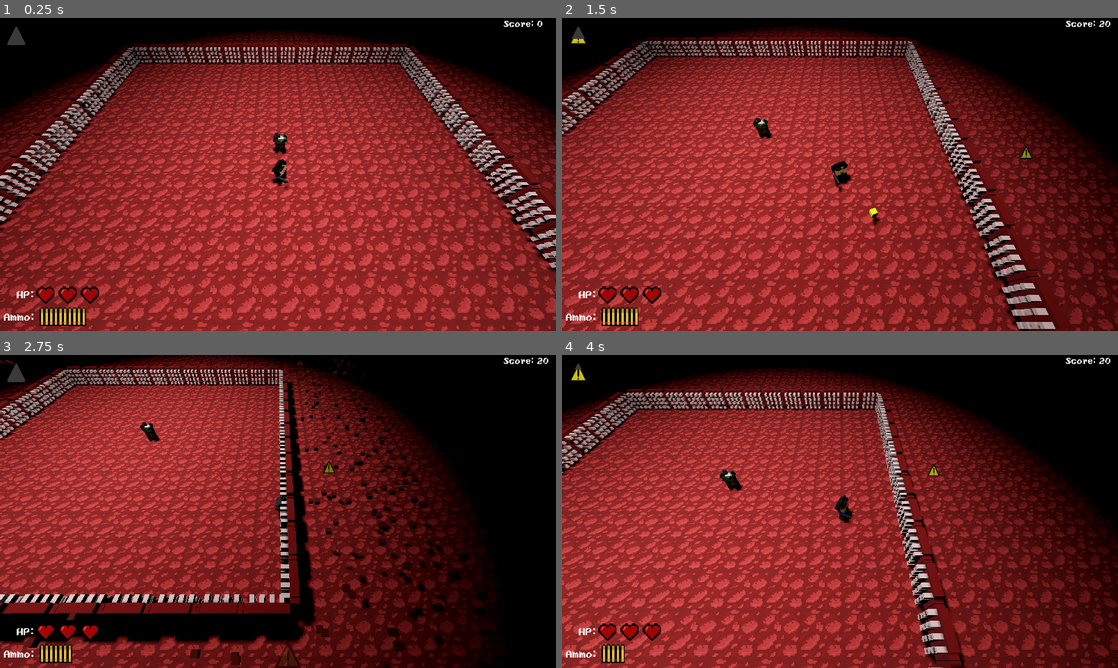
Above: before the commit, frames 1-4 (two rows, left to right).
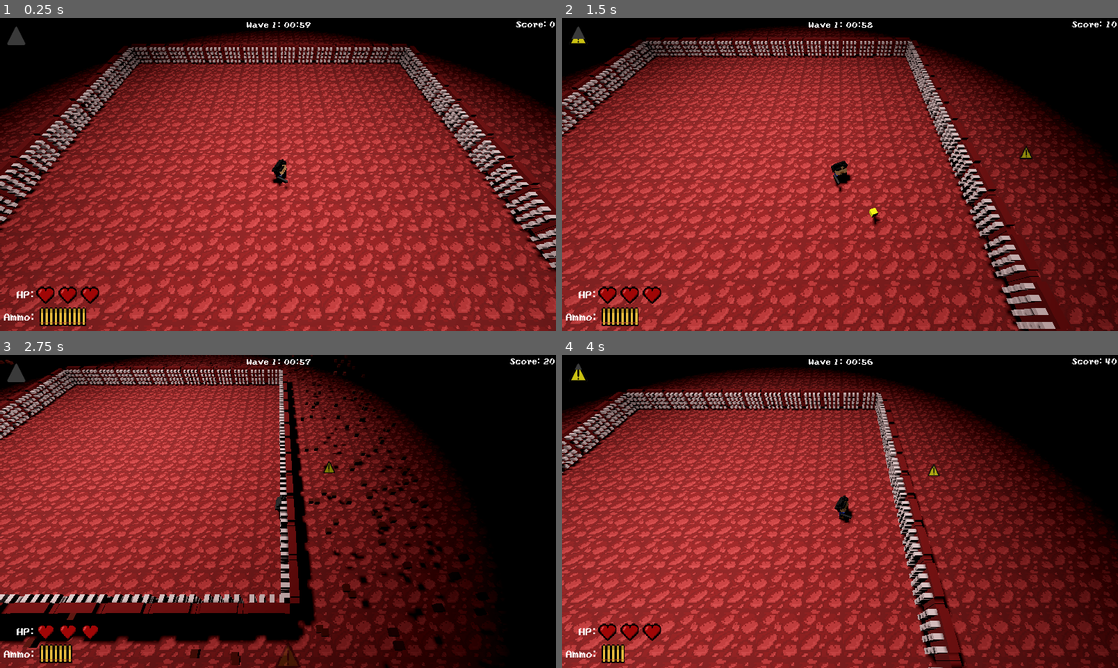
Above: after the commit, the same moments.

Repository: WatsonDynamite/MADGJ2024_LR
Game: Godot game, scene res://main.tscn
The game is run twice, just before and just after one commit, with the same random seed, the same clock (stepped at 60 frames per second) and the same inputs.
Inputs (mouse positions are in pixels of both pictures, inside the frame that each line leads up to):
- Up to frame 1 (0.25 s): no input
- Up to frame 2 (1.5 s): tap Enter at 0.5 s; move the mouse to (962, 158) at 0.52 s; hold D (right) 0.53-1.28 s; click (962, 158) at 0.6 s; move the mouse to (728, 190) at 1.27 s; hold S (down) from 1.28 s (still down); click (728, 190) at 1.35 s
- Up to frame 3 (2.75 s): move the mouse to (333, 442) at 2.02 s; release S (down) at 2.03 s; hold D (right) from 2.03 s (still down); click (333, 442) at 2.1 s
- Up to frame 4 (4 s): move the mouse to (812, 574) at 2.77 s; release D (right) at 2.78 s; hold W (up) 2.78-3.53 s; click (812, 574) at 2.85 s; move the mouse to (1006, 558) at 3.52 s; hold A (left) from 3.53 s (still down); click (1006, 558) at 3.6 s

The runs differ from the first frame. In frame 1, 0.3% of the frame differs, in the area x 44-100%, y 0-44%; in frame 2, 0.4%; in frame 3, 0.3%; in frame 4, 0.4%, in the area x 28-100%, y 0-44%.
Error before the commit: Invalid access to property or key 'position' on a base object of type 'null instance'. (res://Scripts/Monster.gd:25)
Error after the commit: Invalid access to property or key 'position' on a base object of type 'null instance'. (res://Scripts/Monster.gd:31)

Commit message:
wave system

Diff:
--- a/Prefabs/Level.tscn
+++ b/Prefabs/Level.tscn
@@ -49,17 +49,34 @@
 script = ExtResource("2_i6kpo")
 
 [node name="Score" type="Label" parent="GameManager"]
-offset_left = -144.0
-offset_top = 3.0
-offset_right = -15.0
-offset_bottom = 33.0
+offset_left = -207.0
+offset_top = -2.0
+offset_right = 36.0
+offset_bottom = 42.0
 theme_override_fonts/font = ExtResource("3_3v0ps")
 theme_override_font_sizes/font_size = 30
+text = "Score: 999"
+horizontal_alignment = 2
+vertical_alignment = 1
+
+[node name="SurvivalTimer" type="Timer" parent="GameManager/Score"]
+
+[node name="Wave" type="Label" parent="GameManager"]
+layout_mode = 1
+anchors_preset = 5
+anchor_left = 0.5
+anchor_right = 0.5
+offset_left = -1062.0
+offset_right = -819.0
+offset_bottom = 44.0
+grow_horizontal = 2
+theme_override_fonts/font = ExtResource("3_3v0ps")
+theme_override_font_sizes/font_size = 30
+text = "Wave:"
 horizontal_alignment = 1
 vertical_alignment = 1
 
-[node name="SurvivalTimer" type="Timer" parent="GameManager/Score"]
-autostart = true
+[node name="WaveTimer" type="Timer" parent="GameManager/Wave"]
 
 [node name="GridMap" type="GridMap" parent="."]
 mesh_library = ExtResource("2_ta0uy")
@@ -99,8 +116,7 @@
 camera_attributes = SubResource("CameraAttributesPractical_im5e3")
 
 [node name="Timer" type="Timer" parent="."]
-wait_time = 5.0
-autostart = true
 
 [connection signal="timeout" from="GameManager/Score/SurvivalTimer" to="GameManager" method="_on_survival_timer_timeout"]
+[connection signal="timeout" from="GameManager/Wave/WaveTimer" to="GameManager" method="_on_survival_timer_timeout"]
 [connection signal="timeout" from="Timer" to="." method="_on_timer_timeout"]
--- /dev/null
+++ b/Prefabs/Particles/adema_particle.tscn
@@ -0,0 +1,42 @@
+[gd_scene load_steps=7 format=3 uid="uid://d1ddpjnvk1du4"]
+
+[ext_resource type="Script" path="res://Scripts/warning_particle.gd" id="1_fiqrf"]
+
+[sub_resource type="Gradient" id="Gradient_jr4u0"]
+offsets = PackedFloat32Array(0, 0.52741, 1)
+colors = PackedColorArray(1, 1, 1, 1, 1, 1, 1, 1, 1, 1, 1, 0)
+
+[sub_resource type="GradientTexture1D" id="GradientTexture1D_jic7i"]
+gradient = SubResource("Gradient_jr4u0")
+
+[sub_resource type="ParticleProcessMaterial" id="ParticleProcessMaterial_1pljn"]
+angle_min = -45.0
+angle_max = 45.0
+direction = Vector3(0, 1, 0)
+spread = 32.917
+initial_velocity_min = 3.0
+initial_velocity_max = 3.0
+gravity = Vector3(0, -3, 0)
+color_ramp = SubResource("GradientTexture1D_jic7i")
+
+[sub_resource type="StandardMaterial3D" id="StandardMaterial3D_anomm"]
+albedo_color = Color(0.286275, 0.286275, 0.286275, 1)
+
+[sub_resource type="BoxMesh" id="BoxMesh_4ehls"]
+material = SubResource("StandardMaterial3D_anomm")
+size = Vector3(0.1, 0.1, 0.1)
+
+[node name="GPUParticles3D" type="GPUParticles3D"]
+transform = Transform3D(1, 0, 0, 0, 1, 0, 0, 0, 1, 0, 1, 0)
+top_level = true
+emitting = false
+lifetime = 2.0
+one_shot = true
+speed_scale = 2.8
+explosiveness = 0.93
+randomness = 1.0
+process_material = SubResource("ParticleProcessMaterial_1pljn")
+draw_pass_1 = SubResource("BoxMesh_4ehls")
+script = ExtResource("1_fiqrf")
+
+[connection signal="finished" from="." to="." method="_on_finished"]
--- /dev/null
+++ b/Prefabs/Particles/slime_particle.tscn
@@ -0,0 +1,42 @@
+[gd_scene load_steps=7 format=3 uid="uid://c4iu2sm02efmn"]
+
+[ext_resource type="Script" path="res://Scripts/warning_particle.gd" id="1_6ahjn"]
+
+[sub_resource type="Gradient" id="Gradient_jr4u0"]
+offsets = PackedFloat32Array(0, 0.52741, 1)
+colors = PackedColorArray(1, 1, 1, 1, 1, 1, 1, 1, 1, 1, 1, 0)
+
+[sub_resource type="GradientTexture1D" id="GradientTexture1D_jic7i"]
+gradient = SubResource("Gradient_jr4u0")
+
+[sub_resource type="ParticleProcessMaterial" id="ParticleProcessMaterial_1pljn"]
+angle_min = -45.0
+angle_max = 45.0
+direction = Vector3(0, 1, 0)
+spread = 32.917
+initial_velocity_min = 3.0
+initial_velocity_max = 3.0
+gravity = Vector3(0, -3, 0)
+color_ramp = SubResource("GradientTexture1D_jic7i")
+
+[sub_resource type="StandardMaterial3D" id="StandardMaterial3D_anomm"]
+albedo_color = Color(0.432616, 0.621701, 0.283112, 1)
+
+[sub_resource type="BoxMesh" id="BoxMesh_wnjjs"]
+material = SubResource("StandardMaterial3D_anomm")
+size = Vector3(0.1, 0.1, 0.1)
+
+[node name="GPUParticles3D" type="GPUParticles3D"]
+transform = Transform3D(1, 0, 0, 0, 1, 0, 0, 0, 1, 0, 1, 0)
+top_level = true
+emitting = false
+lifetime = 2.0
+one_shot = true
+speed_scale = 2.8
+explosiveness = 0.93
+randomness = 1.0
+process_material = SubResource("ParticleProcessMaterial_1pljn")
+draw_pass_1 = SubResource("BoxMesh_wnjjs")
+script = ExtResource("1_6ahjn")
+
+[connection signal="finished" from="." to="." method="_on_finished"]
--- /dev/null
+++ b/Prefabs/Particles/zombie_particle.tscn
@@ -0,0 +1,42 @@
+[gd_scene load_steps=7 format=3 uid="uid://bfk8wn7odknm8"]
+
+[ext_resource type="Script" path="res://Scripts/warning_particle.gd" id="2_fkwqf"]
+
+[sub_resource type="Gradient" id="Gradient_jr4u0"]
+offsets = PackedFloat32Array(0, 0.52741, 1)
+colors = PackedColorArray(1, 1, 1, 1, 1, 1, 1, 1, 1, 1, 1, 0)
+
+[sub_resource type="GradientTexture1D" id="GradientTexture1D_jic7i"]
+gradient = SubResource("Gradient_jr4u0")
+
+[sub_resource type="ParticleProcessMaterial" id="ParticleProcessMaterial_1pljn"]
+angle_min = -45.0
+angle_max = 45.0
+direction = Vector3(0, 1, 0)
+spread = 32.917
+initial_velocity_min = 3.0
+initial_velocity_max = 3.0
+gravity = Vector3(0, -3, 0)
+color_ramp = SubResource("GradientTexture1D_jic7i")
+
+[sub_resource type="StandardMaterial3D" id="StandardMaterial3D_anomm"]
+albedo_color = Color(0.141176, 0.219608, 0.0784314, 1)
+
+[sub_resource type="BoxMesh" id="BoxMesh_sphq2"]
+material = SubResource("StandardMaterial3D_anomm")
+size = Vector3(0.1, 0.1, 0.1)
+
+[node name="GPUParticles3D" type="GPUParticles3D"]
+transform = Transform3D(1, 0, 0, 0, 1, 0, 0, 0, 1, 0, 1, 0)
+top_level = true
+emitting = false
+lifetime = 2.0
+one_shot = true
+speed_scale = 2.8
+explosiveness = 0.93
+randomness = 1.0
+process_material = SubResource("ParticleProcessMaterial_1pljn")
+draw_pass_1 = SubResource("BoxMesh_sphq2")
+script = ExtResource("2_fkwqf")
+
+[connection signal="finished" from="." to="." method="_on_finished"]
--- a/Prefabs/Zombie.tscn
+++ b/Prefabs/Zombie.tscn
@@ -1,7 +1,8 @@
-[gd_scene load_steps=4 format=3 uid="uid://drqht7eb1jr1j"]
+[gd_scene load_steps=5 format=3 uid="uid://drqht7eb1jr1j"]
 
 [ext_resource type="PackedScene" uid="uid://todi41brq8pb" path="res://Assets/zombie.gltf" id="1_ge1k6"]
 [ext_resource type="Script" path="res://Scripts/Monster.gd" id="1_vyihc"]
+[ext_resource type="PackedScene" uid="uid://bfk8wn7odknm8" path="res://Prefabs/Particles/zombie_particle.tscn" id="2_owuga"]
 
 [sub_resource type="BoxShape3D" id="BoxShape3D_h5560"]
 size = Vector3(0.479736, 0.730286, 0.313049)
@@ -9,6 +10,8 @@
 [node name="Zombie" type="Area3D"]
 collision_mask = 2
 script = ExtResource("1_vyihc")
+movespeed = 2
+death_particle = ExtResource("2_owuga")
 
 [node name="zombie" parent="." instance=ExtResource("1_ge1k6")]
 
--- a/Prefabs/death_screen.tscn
+++ b/Prefabs/death_screen.tscn
@@ -55,7 +55,7 @@
 theme_override_font_sizes/font_size = 60
 text = "RETRY"
 
-[node name="Label2" type="Label" parent="Panel/ui_elements"]
+[node name="ScoreLabel" type="Label" parent="Panel/ui_elements"]
 layout_mode = 0
 offset_left = 797.0
 offset_top = 481.0
--- a/Prefabs/player.tscn
+++ b/Prefabs/player.tscn
@@ -66,7 +66,7 @@
 transform = Transform3D(1, 0, 0, 0, 1, 0, 0, 0, 1, 0, 0.964795, 0)
 visible = false
 billboard = 1
-text = "Out of ammo!"
+text = "Out of ammo! (Press R)"
 font = ExtResource("6_50080")
 
 [node name="ReloadTimer" type="Timer" parent="."]
--- a/Prefabs/skeleton.tscn
+++ b/Prefabs/skeleton.tscn
@@ -1,7 +1,8 @@
-[gd_scene load_steps=4 format=3 uid="uid://dcfv64c1kfohi"]
+[gd_scene load_steps=5 format=3 uid="uid://dww25n7ix4y4o"]
 
 [ext_resource type="Script" path="res://Scripts/Monster.gd" id="1_clk6m"]
 [ext_resource type="PackedScene" uid="uid://c4t0skghg3ynt" path="res://Assets/adema.gltf" id="1_x3811"]
+[ext_resource type="PackedScene" uid="uid://d1ddpjnvk1du4" path="res://Prefabs/Particles/adema_particle.tscn" id="2_udgpj"]
 
 [sub_resource type="BoxShape3D" id="BoxShape3D_pqg2r"]
 size = Vector3(0.436584, 0.844543, 0.424744)
@@ -9,6 +10,8 @@
 [node name="Skeleton" type="Area3D"]
 transform = Transform3D(1, 0, 0, 0, 1, 0, 0, 0, 1, -0.00624704, 0.622372, 0.0418003)
 script = ExtResource("1_clk6m")
+movespeed = 3
+death_particle = ExtResource("2_udgpj")
 
 [node name="adema" parent="." instance=ExtResource("1_x3811")]
 transform = Transform3D(-1, 0, -8.74228e-08, 0, 1, 0, 8.74228e-08, 0, -1, 0, 0.783586, 0)
--- a/Prefabs/slime.tscn
+++ b/Prefabs/slime.tscn
@@ -1,13 +1,17 @@
-[gd_scene load_steps=4 format=3 uid="uid://b6m2g1tdt3gu3"]
+[gd_scene load_steps=5 format=3 uid="uid://d4mklkl0fv7i1"]
 
 [ext_resource type="Script" path="res://Scripts/Monster.gd" id="1_4xxfd"]
 [ext_resource type="PackedScene" uid="uid://bcr8ovsmvj1mt" path="res://Assets/slime.gltf" id="1_sxuul"]
+[ext_resource type="PackedScene" uid="uid://c4iu2sm02efmn" path="res://Prefabs/Particles/slime_particle.tscn" id="2_fa25x"]
 
 [sub_resource type="BoxShape3D" id="BoxShape3D_2pful"]
 size = Vector3(0.502319, 0.584808, 0.517029)
 
 [node name="Slime" type="Area3D"]
 script = ExtResource("1_4xxfd")
+health = 3
+movespeed = 2
+death_particle = ExtResource("2_fa25x")
 
 [node name="slime" parent="." instance=ExtResource("1_sxuul")]
 transform = Transform3D(1, 0, 0, 0, 1, 0, 0, 0, 1, -0.295424, 0, 0.259766)
@@ -15,3 +19,5 @@
 [node name="CollisionShape3D" type="CollisionShape3D" parent="."]
 transform = Transform3D(1, 0, 0, 0, 1, 0, 0, 0, 1, 0.000183105, 0.296188, -0.0359802)
 shape = SubResource("BoxShape3D_2pful")
+
+[node name="Timer" type="Timer" parent="."]
--- a/Scripts/Bullet.gd
+++ b/Scripts/Bullet.gd
@@ -19,9 +19,9 @@
 
 func _on_area_entered(area):
 	_disable()
-	area.queue_free()
-	pass # Replace with function body.
-
+	if(area.has_method("_on_receive_damage")):
+		area._on_receive_damage(1);
+	pass; # Replace with function body.
 
 func _on_body_entered(body):
 	if(body.get_parent().has_method("_decress_curr_size")):
@@ -33,6 +33,6 @@
 	pass # Replace with function body.
 
 func _disable():
+	set_process_mode(PROCESS_MODE_DISABLED)
 	hide()
-	set_process_mode(PROCESS_MODE_DISABLED)
 	position.y = 10
--- a/Scripts/DeathScreen.gd
+++ b/Scripts/DeathScreen.gd
@@ -2,6 +2,7 @@
 
 @onready var ui_elements = $ui_elements;
 @onready var text = $ui_elements/Label;
+@onready var scoreLabel = $ui_elements/ScoreLabel;
 
 var cursor = preload("res://Assets/cursor.png");
 
@@ -10,15 +11,20 @@
 	Input.set_custom_mouse_cursor(cursor)
 	var tween: Tween = create_tween();
 	modulate.a = 0;
+
+	print(get_parent().get_parent().find_child("GameManager").score);
+
+	var scoreAux = get_parent().get_parent().find_child("GameManager").score
+
+	scoreLabel.text = "Score: " + str(scoreAux);
 	await tween.tween_property(self, "modulate:a", 1, 3).finished;
+
 	pass # Replace with function body.
-
 
 # Called every frame. 'delta' is the elapsed time since the previous frame.
 func _process(delta):
 	pass
 
-
 func _on_retry_button_pressed():
 	get_tree().reload_current_scene();
 	pass # Replace with function body.
--- a/Scripts/GameManager.gd
+++ b/Scripts/GameManager.gd
@@ -2,23 +2,41 @@
 
 
 var score = 0;
-@onready var label = $Score
+@onready var survivalLabel = $Score
+@onready var survivalTimer = $Score/SurvivalTimer;
+
+
+@onready var waveLabel = $Wave;
+@onready var waveTimer = $Wave/WaveTimer
+
+var wave_counter = 1;
 
 # Called when the node enters the scene tree for the first time.
 func _ready():
-	label.text = "Score: 0";
+	survivalLabel.text = "Score: 0";
+	survivalTimer.start(1);
+	_start_wave(1);
 	pass # Replace with function body.
 
-
-func _add_score(score: int):
-	score += score;
-	label.text = "Score: " + str(score);
+func _add_score(new_sc: int):
+	score += new_sc;
+	survivalLabel.text = "Score: " + str(score);
 
 # Called every frame. 'delta' is the elapsed time since the previous frame.
 func _process(delta):
+	waveLabel.text = "Wave " + str(wave_counter) + ": " + _format_seconds(waveTimer.time_left)
 	pass
-
 
 func _on_survival_timer_timeout():
 	_add_score(10);
 	pass # Replace with function body.
+
+func _format_seconds(time : float):
+	var minutes := time / 60
+	var seconds := fmod(time, 60)
+	return "%02d:%02d" % [minutes, seconds]
+	pass;
+
+
+func _start_wave(wave: int):
+	waveTimer.start(wave * 60);
--- a/Scripts/Level.gd
+++ b/Scripts/Level.gd
@@ -11,7 +11,10 @@
 var wallParticle = preload("res://Prefabs/Particles/wall_particle.tscn")
 
 var mobs: Array
-var spawn_timer: Timer
+var spawn_freq_mod: int = 0.5;
+var spawn_freq_time: int = 2;
+
+@onready var spawn_timer: Timer = $Timer;
 enum Tiles { FLOOR, WALL };
 
 const UNIVERSE_SIZE = 65;
@@ -22,7 +25,6 @@
 # Called when the node enters the scene tree for the first time.
 func _ready():
 	Input.set_custom_mouse_cursor(crosshair, Input.CURSOR_ARROW, Vector2(16.5, 16.5));
-
 	mobs.append(zombie)
 	mobs.append(skeleton)
 	mobs.append(slime)
@@ -33,6 +35,7 @@
 			gridMap.set_cell_item(Vector3i(i - offset, 0, j - offset), Tiles.FLOOR);
 	_set_wall_to(INITIAL_WALL_SIZE);
 
+	_on_new_wave(1);
 	pass # Replace with function body.
 
 
@@ -70,25 +73,28 @@
 		wall_health = 3
 		_set_wall_to(cur_wall_size);
 
-
 # Called every frame. 'delta' is the elapsed time since the previous frame.
 func _process(delta):
 	warningLevel.value = 3-wall_health;
 	pass
 
 func _spawner():
+	var offset = cur_wall_size / 2;
 	var random_number = randi() % 3
 	var mob = mobs[random_number].instantiate()
-	var randomX = randi() % cur_wall_size + (cur_wall_size/ 2)
+	var randomX = randi() % (offset + 3) + offset
 	if randi() % 2 == 0:
 		randomX *= -1
-	var randomZ = randi() % cur_wall_size + (cur_wall_size/ 2)
+	var randomZ = randi() % (offset + 3) + offset
 	if randi() % 2 == 0:
 		randomZ *= -1
 	mob.position = Vector3(randomX,0.5,randomZ)
+	print("spawned a guy")
 	add_child(mob)
-
 
 func _on_timer_timeout():
 	_spawner()
 	pass # Replace with function body.
+
+func _on_new_wave(wave: int):
+	spawn_timer.start(spawn_freq_time - (wave * spawn_freq_mod));
--- a/Scripts/Monster.gd
+++ b/Scripts/Monster.gd
@@ -5,6 +5,12 @@
 var attacking: bool = false
 var damage = 1
 var attackTimer: Timer
+
+@export var health = 1;
+@export var movespeed = 1;
+@export var death_particle: PackedScene;
+
+var cur_health = health;
 
 # Called when the node enters the scene tree for the first time.
 func _ready():
@@ -24,15 +30,28 @@
 func _physics_process(delta):
 	look_at(player.position, Vector3.UP)
 	if !collided:
-		translate(Vector3.FORWARD * delta)
+		translate(Vector3.FORWARD * delta * movespeed)
 	pass
 
+func _on_receive_damage(damage: int):
+	var particle = death_particle.instantiate();
+	particle.position = position;
+	get_parent().add_child(particle);
+
+	health -= damage;
+	if(health <= 0):
+		_on_death();
+	pass
 
 func _on_body_entered(body):
 	collided = true
 	attacking = true
 	pass # Replace with function body.
 
+
+func _on_death():
+	queue_free();
+	pass;
 
 func _on_body_exited(body):
 	collided = false
--- a/Scripts/Protag.gd
+++ b/Scripts/Protag.gd
@@ -26,6 +26,8 @@
 var gunDirection: Node3D
 var level: Node3D
 var ammo: Array
+
+var is_dead = false;
 
 var ammoValue = MAX_AMMO
 var currentBullet = 0
@@ -84,27 +86,27 @@
 	pass
 
 func takeDamage(value):
-	health -= value
-	hpMeter.set_size(Vector2(HP_SPRITE_WIDTH * health, HP_SPRITE_HEIGHT));
+	if(!is_dead):
+		health -= value
+		hpMeter.set_size(Vector2(HP_SPRITE_WIDTH * health, HP_SPRITE_HEIGHT));
 
-	var particle = minusHPParticle.instantiate();
-	particle.position = position;
-	get_parent().add_child(particle);
+		var particle = minusHPParticle.instantiate();
+		particle.position = position;
+		get_parent().add_child(particle);
 
-	if(health <= 0):
-		#dead!
-		_on_death()
-
-	print(health);
+		if(health <= 0):
+			#dead!
+			_on_death()
 	pass;
 
 func _on_death():
+	is_dead = true;
 	model.visible = false;
 	var particle = bloodParticle.instantiate();
 	var deathScr = deathScreen.instantiate();
 	particle.position = position;
 	get_parent().add_child(particle);
-	get_parent().add_child(deathScr);
+	get_parent().find_child("Level").add_child(deathScr);
 
 func _on_reload_timer_timeout():
 	outOfAmmoLabel.visible = false;
--- a/main.tscn
+++ b/main.tscn
@@ -1,8 +1,7 @@
-[gd_scene load_steps=5 format=3 uid="uid://48fpcgwwhyj5"]
+[gd_scene load_steps=4 format=3 uid="uid://48fpcgwwhyj5"]
 
 [ext_resource type="PackedScene" uid="uid://b2g4hisul2jer" path="res://Prefabs/Level.tscn" id="1_5v0i7"]
 [ext_resource type="PackedScene" uid="uid://bs7h7iumeflci" path="res://Prefabs/player.tscn" id="2_3rn8t"]
-[ext_resource type="PackedScene" uid="uid://drqht7eb1jr1j" path="res://Prefabs/Zombie.tscn" id="6_frexo"]
 [ext_resource type="PackedScene" uid="uid://b1siuuxneokkc" path="res://Prefabs/bullet.tscn" id="6_lcnlk"]
 
 [node name="Node3D" type="Node3D"]
@@ -59,9 +58,6 @@
 [node name="Bullet15" parent="Bullets" instance=ExtResource("6_lcnlk")]
 visible = false
 
-[node name="Zombie" parent="." instance=ExtResource("6_frexo")]
-transform = Transform3D(1, 0, 0, 0, 1, 0, 0, 0, 1, 0, 0, 1.007)
-
 [node name="SpotLight3D" type="SpotLight3D" parent="."]
 transform = Transform3D(1, 0, 0, 0, -4.37114e-08, 1, 0, -1, -4.37114e-08, 0, 13, 0)
 light_energy = 16.0
